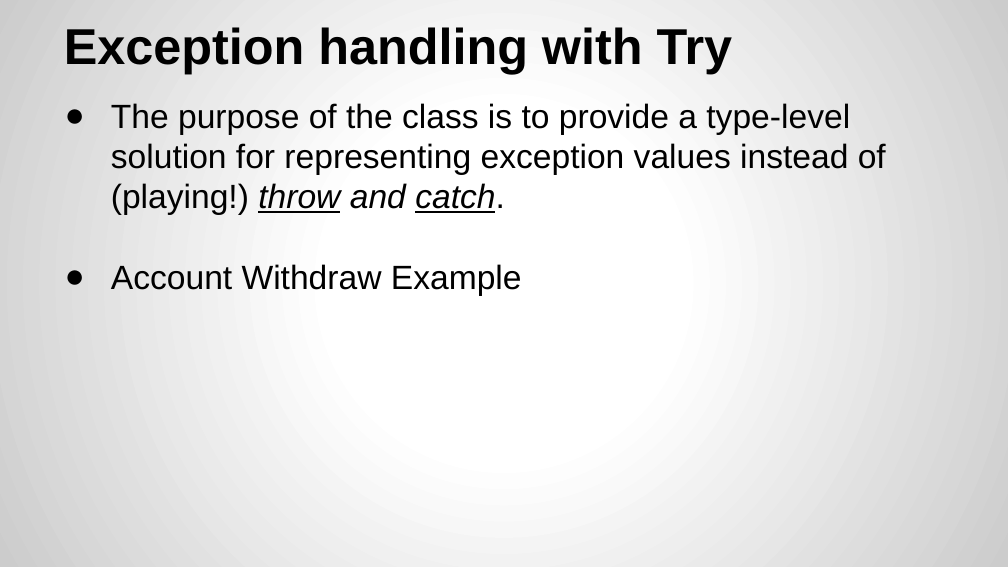
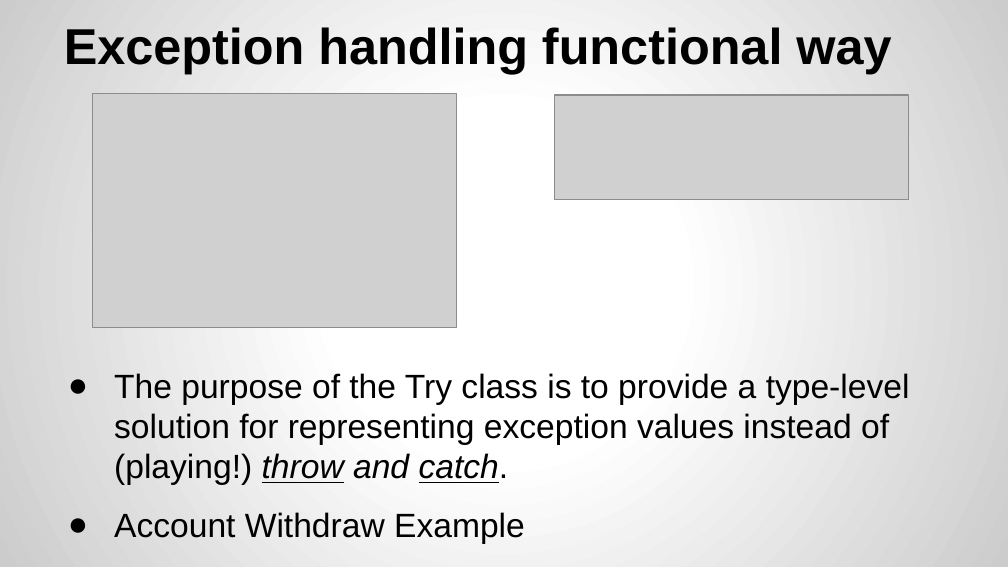
Before and after one commit to yogeshrnaik/presentations, a slide deck: slide 16 of Functional Programming with Java 8.pptx. Drawn at 1008x567 pixels with LibreOffice and Linux fonts; fonts in the diff are those of the drawing; grey boxes stand for pictures. Boxes give left, top, right and bottom in pixels: in the first picture for what was removed or moved away, otherwise in the second. Text is boxed around its words. In the diff, an @@ line names an element or a change of style, - is before the commit and + after.

Commit message:
added images

```diff
--- a/Functional Programming with Java 8.pptx
+++ b/Functional Programming with Java 8.pptx
@@ title at (64,27,891,74): text changed @@
-Exception handling with Try
+Exception handling functional way
@@ picture added at (93,94,457,328) @@
@@ picture added at (554,95,908,200) @@
@@ text at (114,373,910,485): text changed @@
-● The purpose of the class is to provide a type-level solution for representing exception values instead of (playing!) throw and catch.
-● Account Withdraw Example
+● The purpose of the Try class is to provide a type-level solution for representing exception values instead of (playing!) throw and catch.
@@ text added at (114,512,525,544), 24 pt, text #000000 @@
+● Account Withdraw Example
```
Also in this commit, not shown: 13 other slides changed, 2 slides added.
